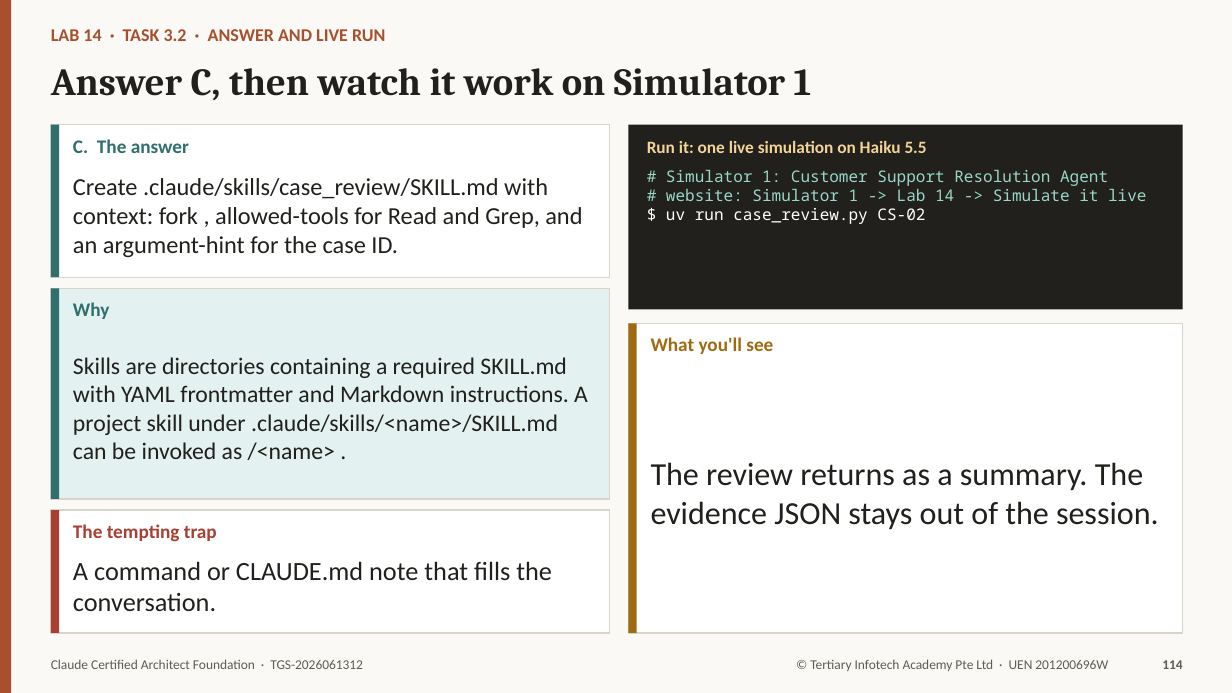
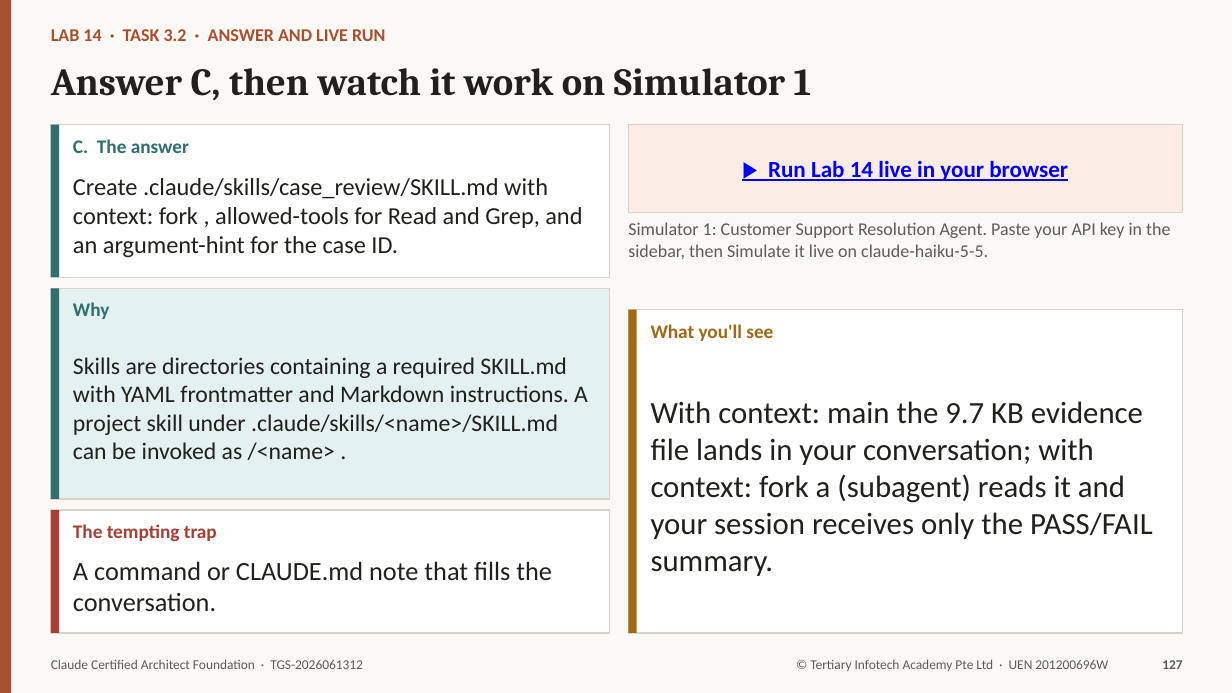
Before and after one commit to tertiarycourses/TGS-2026061312-Claude-Certified-Architect-Foundation, a slide deck: slide 127 of courseware/TGS-2026061312-Claude-Certified-Architect-Foundation-Trainer-Slides-v3.0.pptx (slide 114 before the commit). Drawn at 1232x693 pixels with LibreOffice and Linux fonts; fonts in the diff are those of the drawing. Boxes give left, top, right and bottom in pixels: in the first picture for what was removed or moved away, otherwise in the second. Text is boxed around its words. In the diff, an @@ line names an element or a change of style, - is before the commit and + after.

```diff
--- a/courseware/TGS-2026061312-Claude-Certified-Architect-Foundation-Trainer-Slides-v3.0.pptx
+++ b/courseware/TGS-2026061312-Claude-Certified-Architect-Foundation-Trainer-Slides-v3.0.pptx
@@ rectangle "▶ Run Lab 14 live ...": place and size @@
-rectangle "▶ Run Lab 14 live ..." at bbox=[628, 125, 1183, 310]
+rectangle "▶ Run Lab 14 live ..." at bbox=[628, 125, 1183, 213]
@@ rectangle "▶ Run Lab 14 live ..." at bbox=[628, 125, 1183, 213]: fill #21201C to #FBEDE6; outline none to #D9D4C8 1 pt @@
@@ text removed at bbox=[666, 170, 1146, 224] @@
-# Simulator 1: Customer Support Resolution Agent
-# website: Simulator 1 -> Lab 14 -> Simulate it live
-$ uv run case_review.py CS-02
@@ text in rectangle at bbox=[768, 160, 1068, 181]: text added @@
+▶ Run Lab 14 live in your browser
@@ text at bbox=[628, 222, 1170, 259]: text changed; size 13.5 to 14 pt; text colour #F2D398 to #5F5C56; bold off @@
-Run it: one live simulation on Haiku 5.5
+Simulator 1: Customer Support Resolution Agent. Paste your API key in the sidebar, then Simulate it live on claude-haiku-5-5.
@@ rectangle: place and size @@
-rectangle at bbox=[628, 323, 1183, 633]
+rectangle at bbox=[628, 310, 1183, 633]
@@ rectangle: place and size @@
-rectangle at bbox=[628, 323, 637, 633]
+rectangle at bbox=[628, 310, 637, 633]
@@ text "What you'll see": place and size @@
-text "What you'll see" at bbox=[651, 337, 773, 354]
+text "What you'll see" at bbox=[651, 324, 773, 341]
@@ text at bbox=[651, 401, 1153, 576]: text changed; size 25 to 24 pt @@
-The review returns as a summary. The evidence JSON stays out of the session.
+With context: main the 9.7 KB evidence file lands in your conversation; with context: fork a (subagent) reads it and your session receives only the PASS/FAIL summary.
@@ text at bbox=[1162, 660, 1182, 669]: text changed @@
-114
+127
```
Also in this commit, not shown: 176 other slides changed, 33 slides added, 1 other file.
